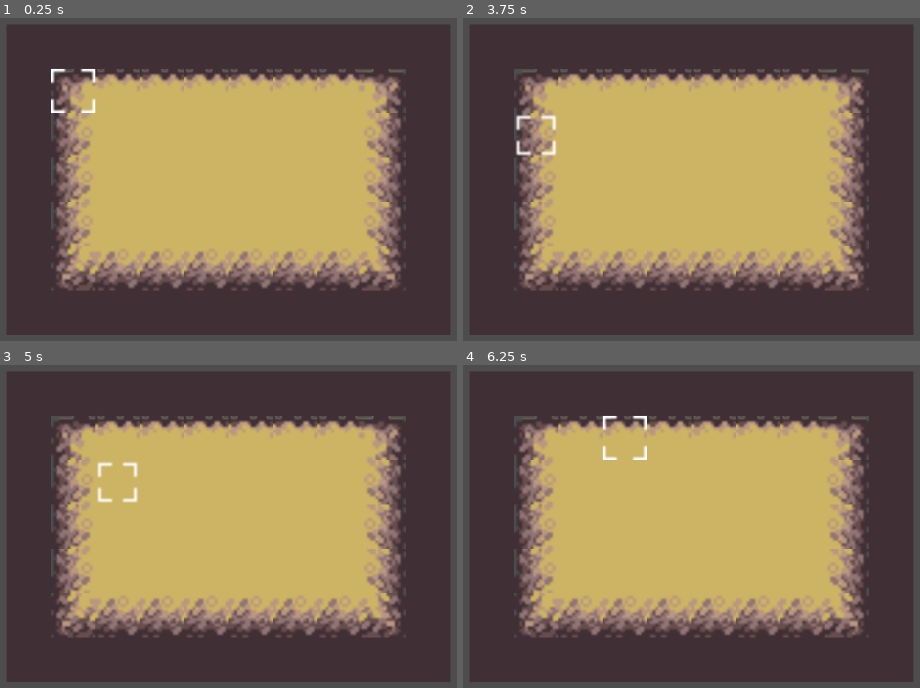
Above: before the commit, frames 1-4 (two rows, left to right).
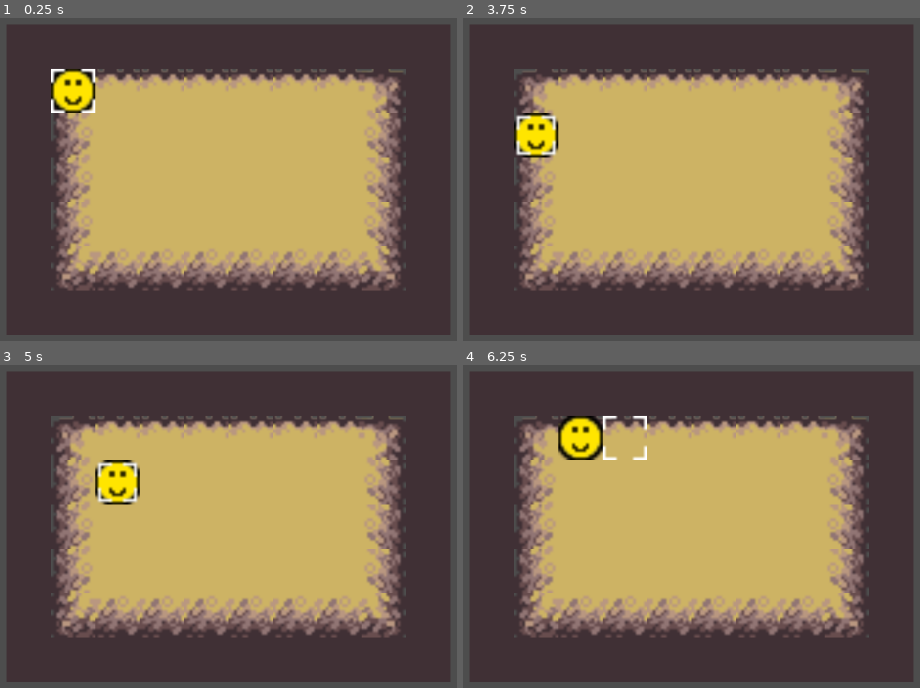
Above: after the commit, the same moments.

Repository: JonasBachmeier-UNI/GameEngineering
Game: Godot game, scene res://test.tscn
The game is run twice, just before and just after one commit, with the same random seed, the same clock (stepped at 60 frames per second) and the same inputs.
Inputs:
- Up to frame 1 (0.25 s): no input
- Up to frame 2 (3.75 s): hold Up (ui_up) 0.53-2.03 s; tap Space (ui_select) at 0.6, 0.77, 1.07, 1.35, 1.52, 1.82, 2.1, 2.85, 3.02, 3.32, 3.6 s; tap Enter at 1.25 s; hold Left (ui_left) 2.03-3.53 s; hold Down (ui_down) from 3.53 s (still down)
- Up to frame 3 (5 s): tap Space (ui_select) at 3.77, 4.07, 4.25, 4.35, 4.52, 4.82 s; release Down (ui_down) at 4.28 s; hold Right (ui_right) from 4.28 s (still down)
- Up to frame 4 (6.25 s): release Right (ui_right) at 5.03 s; hold Up (ui_up) 5.03-5.78 s; tap Space (ui_select) at 5.1, 5.85, 6.02 s; hold Right (ui_right) from 5.78 s (still down)

The runs differ from the first frame. In frame 1, 1.2% of the frame differs, in the area x 11-22%, y 15-30%; in frame 2, 1.2%; in frame 3, 1.2%; in frame 4, 1.3%, in the area x 20-31%, y 15-30%.

Commit message:
Implemented test movement

Diff:
--- a/nohonoramongthieves/Scripts/GameLogic/unit.gd
+++ b/nohonoramongthieves/Scripts/GameLogic/unit.gd
@@ -6,6 +6,14 @@
 
 @onready var tml = $"../../Map"
 @onready var gameboard = $"../../../GameBoard"
+@onready var path_follow = $"PathFollow2D"
+
+
+## wenn true dann wird dem Pfad gefolgt
+var is_moving = false
+
+signal path_started
+signal path_completed
 
 
 ## Teamzuweisung
@@ -42,8 +50,13 @@
 var in_attack_range = []
 
 func _ready() -> void:
+	path_follow.loop = false
 	update_units()
 	pass
+
+
+func _process(delta: float) -> void:
+	follow_curve(delta)
 
 
 ## Alle "Sibling Nodes"
@@ -70,7 +83,6 @@
 	print_grid()
 	get_cells_in_range()
 	astar = create_astar_for_grid()
-	print(astar.get_point_path(101, 505))
 
 
 ## Setzt Gegner und Verbündete auf das Grid
@@ -95,6 +107,9 @@
 
 
 func get_cells_in_range():
+
+	in_move_range = []
+	in_attack_range = []
 
 	# überprüfen, wie weit man gehen kann
 	var move_count = 0
@@ -281,6 +296,48 @@
 
 
 
+func get_global_positions_from_path(path):
+	var gbs = []
+	for point in path:
+		var tml_pos = gameboard.grid_to_tml_coords(point)
+		gbs.append(tml.map_to_local(tml_pos) - global_position)
+	return gbs
+
+
+func set_path(points):
+	curve.clear_points()
+	for point in points:
+		curve.add_point(point)
+
+
+func follow_curve(delta):
+	if !is_moving:
+		return
+
+	if path_follow.progress_ratio >= 1:
+		is_moving = false
+		emit_signal("path_completed")
+		return
+
+	path_follow.progress += speed * delta
+
+
+func start_movement():
+	is_moving = true
+	path_follow.progress = 0
+	emit_signal("path_started")
+
+
+func move(new_x, new_y):
+	var id_cur = coordinate_to_id(x_coord, y_coord)
+	var id_new = coordinate_to_id(new_x, new_y)
+	var grid_path = astar.get_point_path(id_cur, id_new)
+	var path = get_global_positions_from_path(grid_path)
+	set_path(path)
+	start_movement()
+
+
+
 func coordinate_to_id(x, y):
 	return x*ID_CONVERT_MULT + y
 
@@ -289,3 +346,9 @@
 	var y = coord % ID_CONVERT_MULT
 	var x = (coord - y) / ID_CONVERT_MULT
 	return [x, y]
+
+
+func _on_cursor_update_board() -> void:
+	update_units()
+	get_cells_in_range()
+	pass # Replace with function body.
--- a/nohonoramongthieves/cursor.gd
+++ b/nohonoramongthieves/cursor.gd
@@ -10,6 +10,8 @@
 var my_units
 var enemies
 
+signal update_board
+
 var did_select_unit: bool = false
 var selected_unit = null
 
@@ -58,6 +60,7 @@
 		## TODO: mit gewünschten Input unit bewegen
 		if Input.is_action_just_pressed("ui_select"):
 			print("Einheit auf: ", selected_unit.x_coord, " ", selected_unit.y_coord, " nach: ", x_pos, " ", y_pos)
+			selected_unit.move(x_pos, y_pos)
 			## selected_unit geht zur aktuellen Position
 			pass
 
@@ -188,3 +191,12 @@
 	did_select_unit = false
 	selected_unit = null
 	hovering_check()
+
+
+func _on_unit_path_completed() -> void:
+	selected_unit.x_coord = x_pos
+	selected_unit.y_coord = y_pos
+	reset_selection()
+	emit_signal("update_board")
+	update_units()
+	pass # Replace with function body.
--- a/nohonoramongthieves/test.tscn
+++ b/nohonoramongthieves/test.tscn
@@ -1,9 +1,10 @@
-[gd_scene load_steps=12 format=4 uid="uid://b63yit1cu4gvl"]
+[gd_scene load_steps=13 format=4 uid="uid://b63yit1cu4gvl"]
 
 [ext_resource type="Script" path="res://Scripts/GameLogic/game_board.gd" id="1_pdsm0"]
 [ext_resource type="Script" path="res://Scripts/GameLogic/unit.gd" id="2_2tyed"]
 [ext_resource type="Texture2D" uid="uid://ch6p6faml6exn" path="res://assets/Tileset/cave.png" id="2_wyglw"]
 [ext_resource type="Texture2D" uid="uid://dl7vtvav0ny0r" path="res://assets/highlighted/highlight_tile.png" id="4_t07s4"]
+[ext_resource type="Texture2D" uid="uid://l31kxdyrswdc" path="res://assets/Unit/test.png" id="4_yitvx"]
 [ext_resource type="Texture2D" uid="uid://c6peupm1b2ju4" path="res://assets/highlighted/tile_highlighted_2.png" id="5_ut7o1"]
 [ext_resource type="Script" path="res://cursor.gd" id="6_qbh61"]
 
@@ -118,6 +119,12 @@
 x_coord = 1
 y_coord = 1
 
+[node name="PathFollow2D" type="PathFollow2D" parent="GameBoard/Units/Unit"]
+rotates = false
+
+[node name="Sprite2D" type="Sprite2D" parent="GameBoard/Units/Unit/PathFollow2D"]
+texture = ExtResource("4_yitvx")
+
 [node name="Cursor" type="AnimatedSprite2D" parent="GameBoard"]
 sprite_frames = SubResource("SpriteFrames_kfbps")
 autoplay = "default"
@@ -126,3 +133,5 @@
 
 [connection signal="matrix_ready" from="GameBoard" to="GameBoard/Units/Unit" method="_on_game_board_matrix_ready"]
 [connection signal="matrix_ready" from="GameBoard" to="GameBoard/Cursor" method="_on_game_board_matrix_ready"]
+[connection signal="path_completed" from="GameBoard/Units/Unit" to="GameBoard/Cursor" method="_on_unit_path_completed"]
+[connection signal="update_board" from="GameBoard/Cursor" to="GameBoard/Units/Unit" method="_on_cursor_update_board"]
Binary file added: nohonoramongthieves/assets/Unit/test.png
Not shown, added: nohonoramongthieves/assets/Unit/test.png.import
